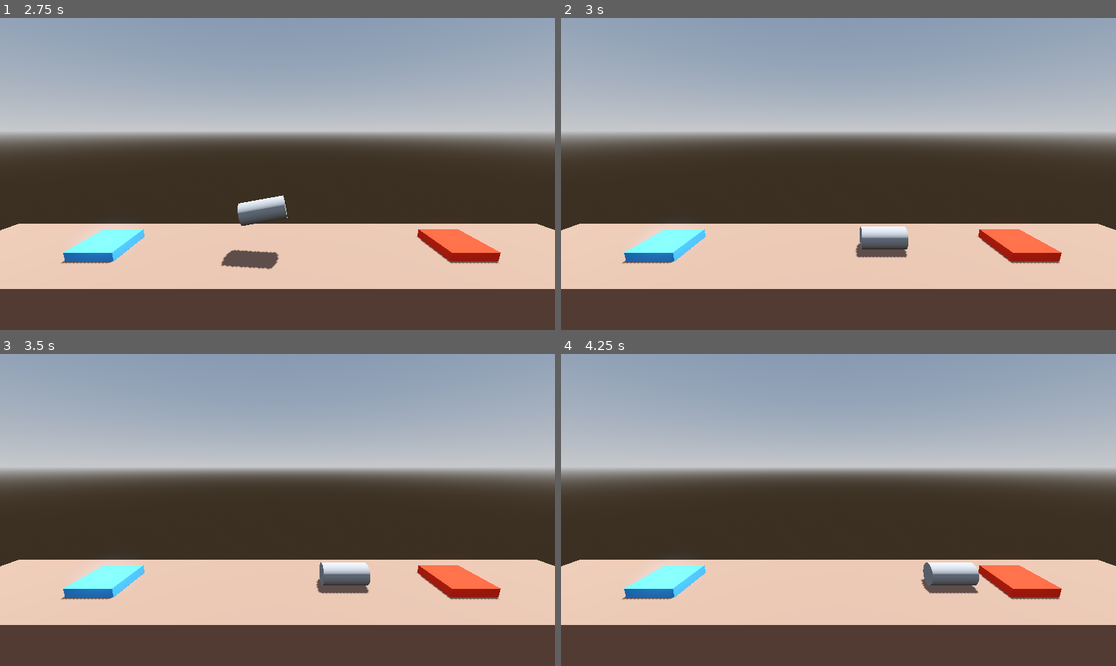
Above: before the commit, frames 1-4 (two rows, left to right).
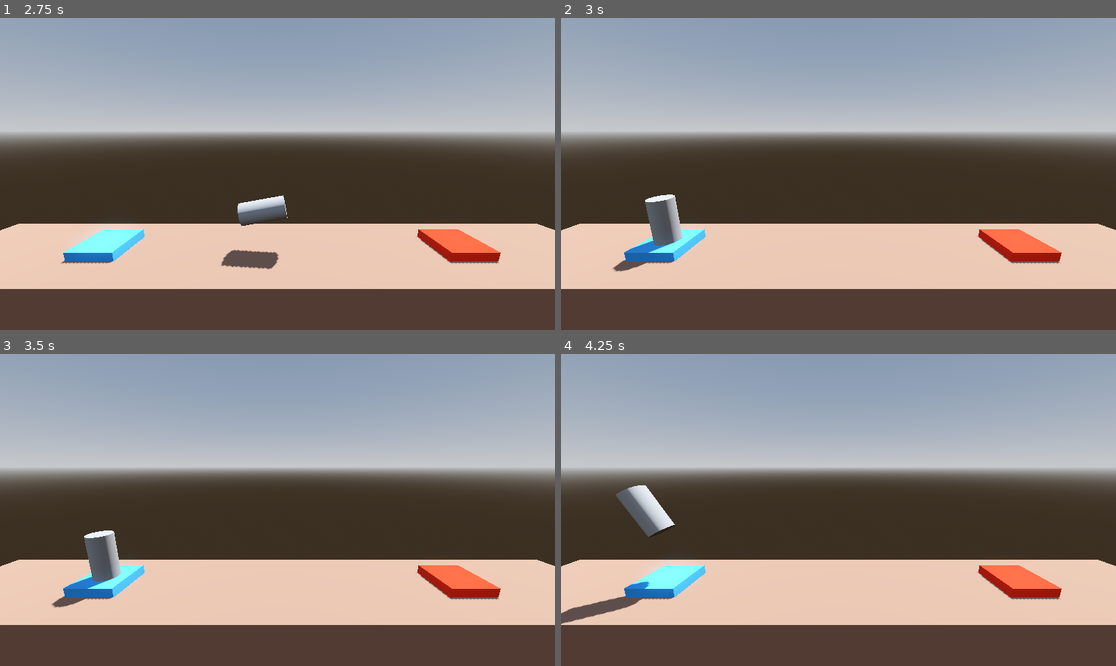
Above: after the commit, the same moments.

Repository: pyxn/godot-project-boost
Game: Godot game, scene res://Assets/Level/Level.tscn
Same seed, same stepped clock (60 frames per second), same inputs: the game is played once before the commit and once after it. Before the commit the project starts from res://Level/Level.tscn.
Inputs:
- Up to frame 1 (2.75 s): tap Enter at 0.5 s; hold Space (boost) 0.53-1.28 s; hold D (rotate_right) 0.53-2.03 s; tap Space (boost) at 1.35 s; hold A (rotate_left) from 2.03 s (still down); hold Space (boost) from 2.03 s (still down)
- Up to frame 2 (3 s): keep holding A (rotate_left); release Space (boost) at 2.78 s; tap Space (boost) at 2.85 s
- Up to frame 3 (3.5 s): keep holding A (rotate_left)
- Up to frame 4 (4.25 s): keep holding A (rotate_left); hold Space (boost) from 3.53 s (still down)

Frame 1 is identical in both runs. In frame 2, 2.0% of the frame differs, in the area x 9-63%, y 56-82%; in frame 3, 2.0%; in frame 4, 2.5%, in the area x 0-76%, y 42-87%.

Commit message:
create crash sequence and complete level functions

Diff:
--- a/Level/Level.tscn
+++ b/Assets/Level/Level.tscn
@@ -1,6 +1,6 @@
 [gd_scene load_steps=8 format=3 uid="uid://devhrx1y0nd5j"]
 
-[ext_resource type="PackedScene" uid="uid://bd1e8by45hv8j" path="res://player.tscn" id="1_ikxgw"]
+[ext_resource type="PackedScene" uid="uid://bd1e8by45hv8j" path="res://Scenes/player.tscn" id="1_jyvcl"]
 
 [sub_resource type="ProceduralSkyMaterial" id="ProceduralSkyMaterial_r1uda"]
 sky_horizon_color = Color(0.64625, 0.65575, 0.67075, 1)
@@ -55,5 +55,5 @@
 transform = Transform3D(1, 0, 0, 0, 0.978148, 0.207912, 0, -0.207912, 0.978148, -0.02, 5.26, 8.45)
 current = true
 
-[node name="Player" parent="." instance=ExtResource("1_ikxgw")]
+[node name="Player" parent="." instance=ExtResource("1_jyvcl")]
 transform = Transform3D(1, 0, 0, 0, 1, 0, 0, 0, 1, -7.779, 1.33988, 0)
--- a/player.tscn
+++ b/Scenes/player.tscn
@@ -1,6 +1,6 @@
 [gd_scene load_steps=4 format=3 uid="uid://bd1e8by45hv8j"]
 
-[ext_resource type="Script" path="res://Player.gd" id="1_g6evb"]
+[ext_resource type="Script" path="res://Scripts/Player.gd" id="1_g6evb"]
 
 [sub_resource type="CylinderMesh" id="CylinderMesh_4528o"]
 
--- a/Player.gd
+++ b/Scripts/Player.gd
@@ -17,7 +17,15 @@
 
 func _on_body_entered(body: Node) -> void:
 	if "Goal" in body.get_groups():
-		print("You win.")
+		complete_level()
 
 	if "Hazard" in body.get_groups():
-		print("You lost.")
+		crash_sequence()
+
+func crash_sequence() -> void:
+	print("Kaboom")
+	get_tree().reload_current_scene()
+
+func complete_level () -> void:
+	print("Level complete.")
+	get_tree().quit()
--- a/project.godot
+++ b/project.godot
@@ -11,7 +11,7 @@
 [application]
 
 config/name="Project Boost"
-run/main_scene="res://Level/Level.tscn"
+run/main_scene="res://Assets/Level/Level.tscn"
 config/features=PackedStringArray("4.3", "Forward Plus")
 config/icon="res://icon.svg"
 
